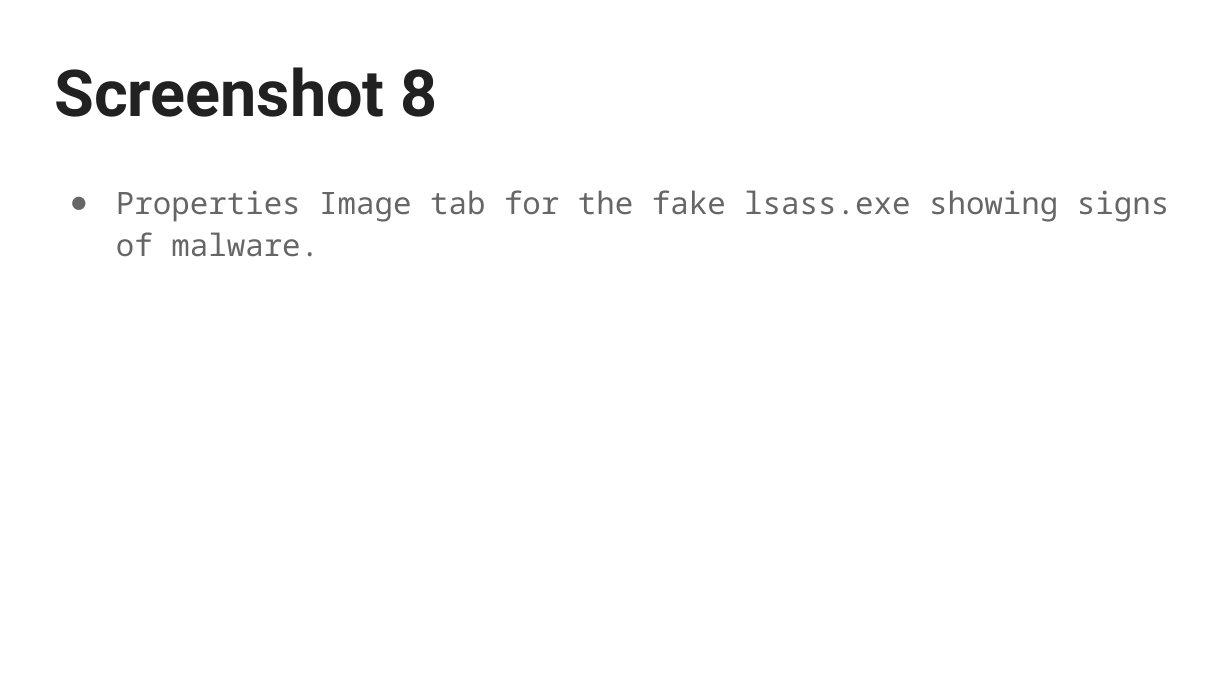
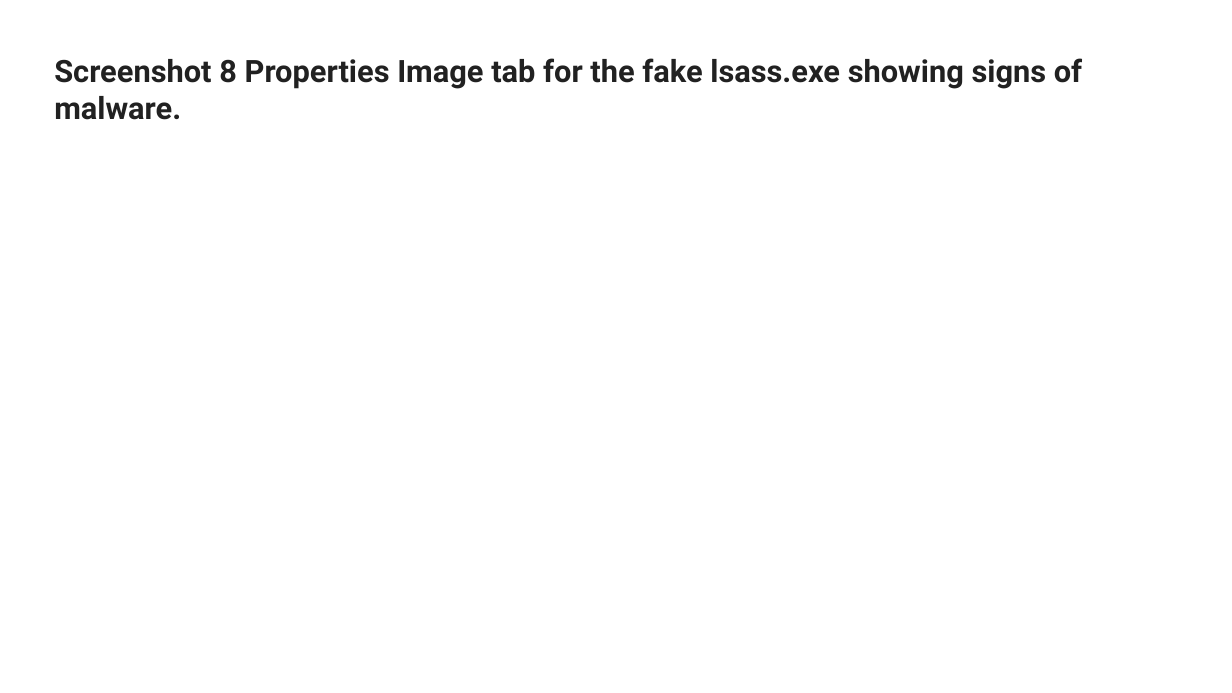
Before and after one commit to WikiSteve/networking-labs, a slide deck: slide 9 of labs/070-lab-process-explorer/assets/Process Explorer SUBMISSION TEMPLATE.pptx. Drawn at 1232x693 pixels with LibreOffice and Linux fonts; fonts in the diff are those of the drawing. Boxes give left, top, right and bottom in pixels: in the first picture for what was removed or moved away, otherwise in the second. Text is boxed around its words. In the diff, an @@ line names an element or a change of style, - is before the commit and + after.

```diff
--- a/labs/070-lab-process-explorer/assets/Process Explorer SUBMISSION TEMPLATE.pptx
+++ b/labs/070-lab-process-explorer/assets/Process Explorer SUBMISSION TEMPLATE.pptx
@@ title at (54, 58, 1082, 120): text changed; size 37.8 to 18 pt @@
-Screenshot 8
+Screenshot 8 Properties Image tab for the fake lsass.exe showing signs of malware.
@@ text removed at (116, 190, 1169, 257) @@
-● Properties Image tab for the fake lsass.exe showing signs of malware.
```
Also in this commit, not shown: 8 other slides changed, 6 other files.
